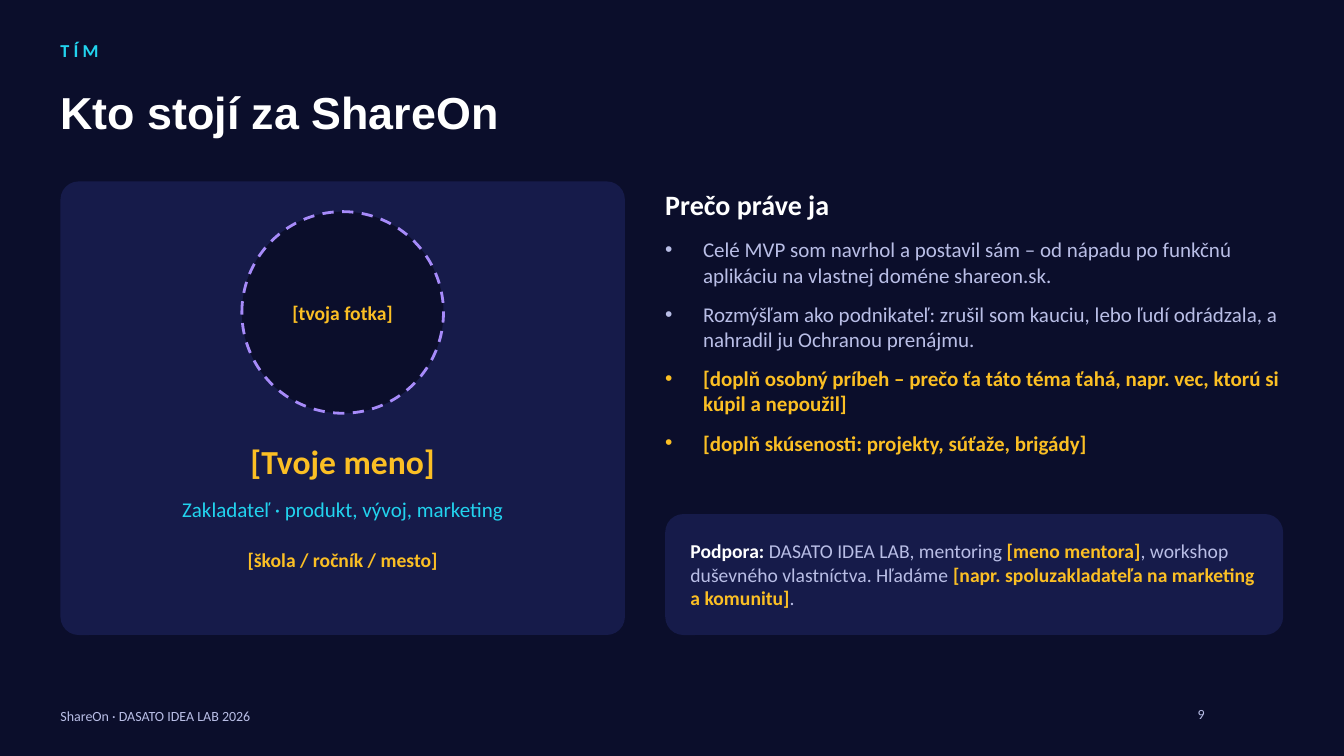
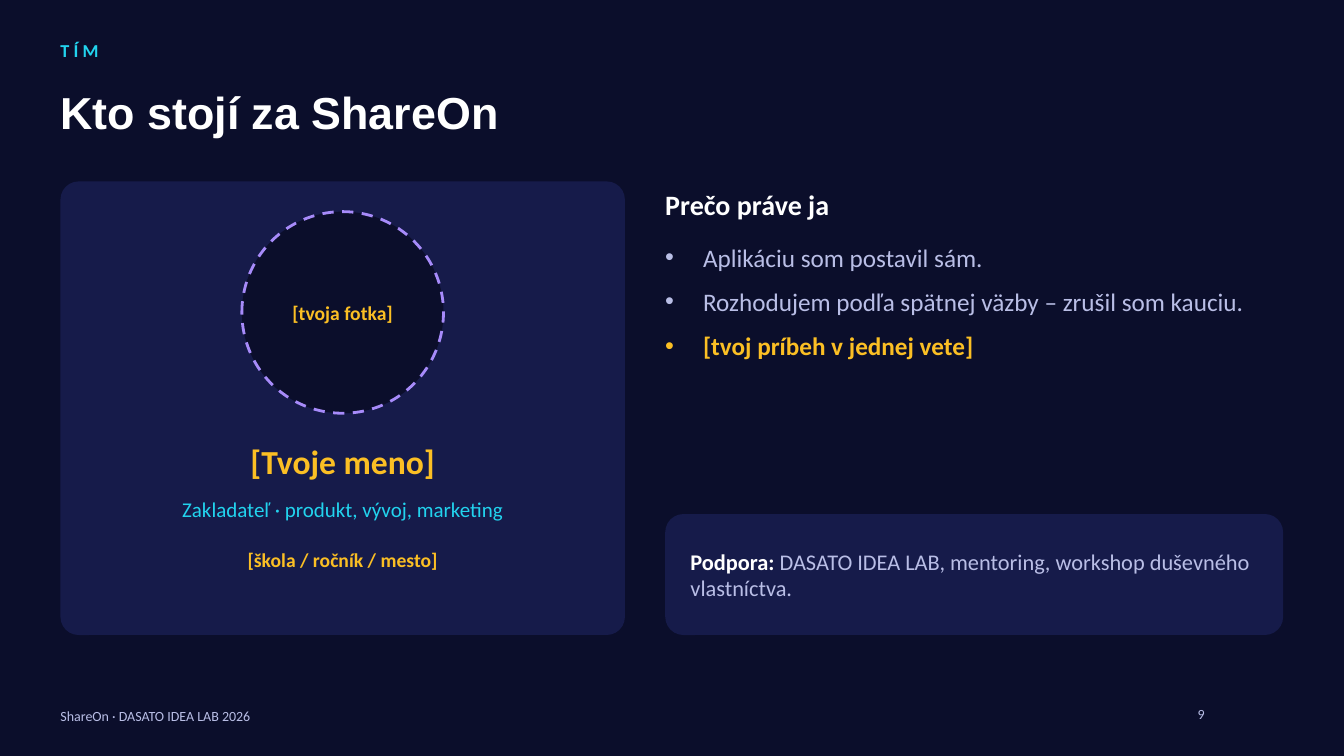
Before and after one commit to samueljurik5-web/shareon, a slide deck: slide 9 of docs/pitch/ShareOn-pitch-deck.pptx. Drawn at 1344x756 pixels with LibreOffice and Linux fonts; fonts in the diff are those of the drawing; background and template pictures are left out. Boxes give left, top, right and bottom in pixels: in the first picture for what was removed or moved away, otherwise in the second. Text is boxed around its words. In the diff, an @@ line names an element or a change of style, - is before the commit and + after.

```diff
--- a/docs/pitch/ShareOn-pitch-deck.pptx
+++ b/docs/pitch/ShareOn-pitch-deck.pptx
@@ text at [703, 249, 1243, 360]: text changed; size 15 to 18 pt @@
-• Celé MVP som navrhol a postavil sám – od nápadu po funkčnú aplikáciu na vlastnej doméne shareon.sk.
-• Rozmýšľam ako podnikateľ: zrušil som kauciu, lebo ľudí odrádzala, a nahradil ju Ochranou prenájmu.
-• [doplň osobný príbeh – prečo ťa táto téma ťahá, napr. vec, ktorú si kúpil a nepoužil]
-• [doplň skúsenosti: projekty, súťaže, brigády]
+• Aplikáciu som postavil sám.
+• Rozhodujem podľa spätnej väzby – zrušil som kauciu.
+• [tvoj príbeh v jednej vete]
@@ text at [690, 554, 1250, 596]: text changed; size 14 to 16 pt; bold off @@
-Podpora: DASATO IDEA LAB, mentoring [meno mentora], workshop duševného vlastníctva. Hľadáme [napr. spoluzakladateľa na marketing a komunitu].
+Podpora: DASATO IDEA LAB, mentoring, workshop duševného vlastníctva.
```
Also in this commit, not shown: 10 other slides changed, 1 other file.
